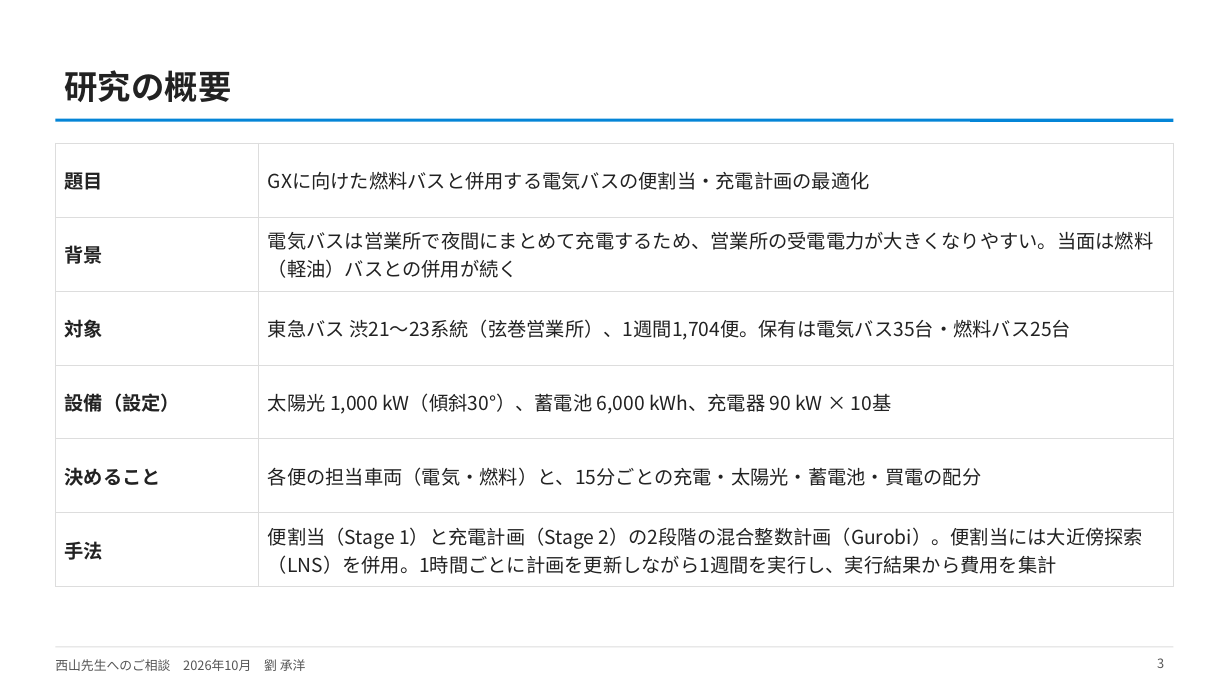
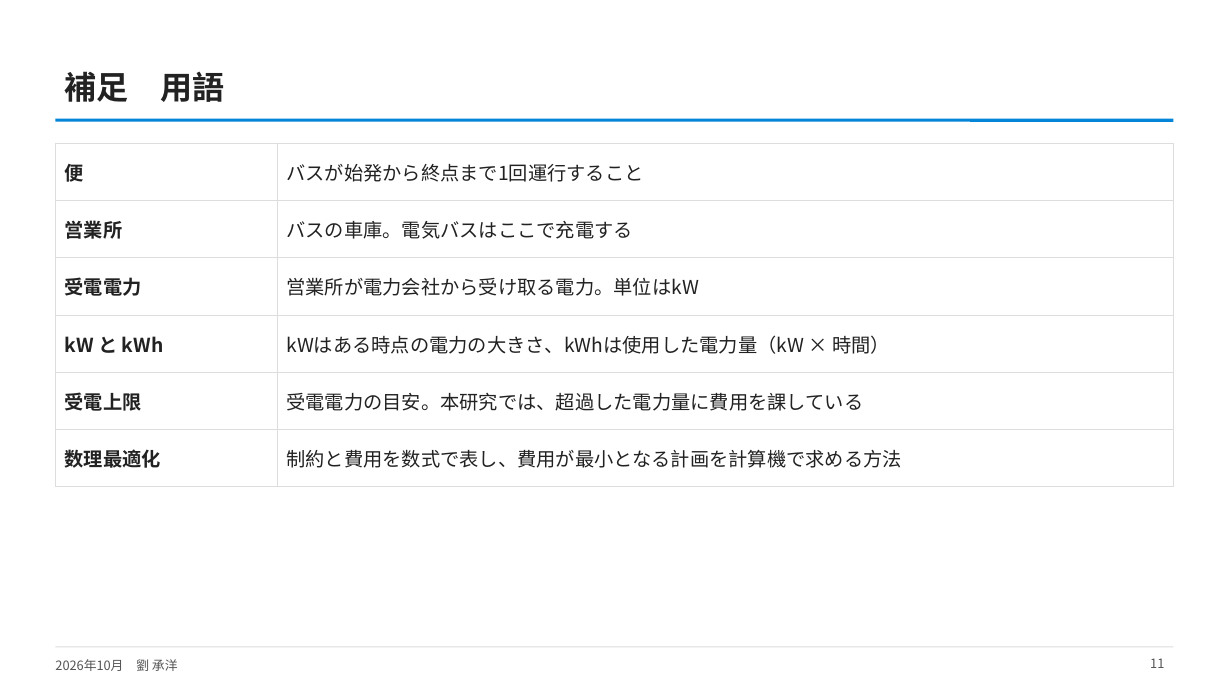
Before and after one commit to CYLIU2003/master-course, a slide deck: slide 11 of outcome/2026-10-21_nishiyama_consult/西山先生へのご相談_研究の現状と軸C.pptx (slide 3 before the commit). Drawn at 1232x693 pixels with LibreOffice and Linux fonts; fonts in the diff are those of the drawing. Boxes give left, top, right and bottom in pixels: in the first picture for what was removed or moved away, otherwise in the second. Text is boxed around its words. In the diff, an @@ line names an element or a change of style, - is before the commit and + after.

```diff
--- a/outcome/2026-10-21_nishiyama_consult/西山先生へのご相談_研究の現状と軸C.pptx
+++ b/outcome/2026-10-21_nishiyama_consult/西山先生へのご相談_研究の現状と軸C.pptx
@@ title at (65,71,225,102): text changed; size 26 to 25 pt @@
-研究の概要
+補足 用語
@@ table at (55,143,1174,472) @@
-row 1, column 1: 題目
+row 1, column 1: 便
-row 1, column 2: GXに向けた燃料バスと併用する電気バスの便割当・充電計画の最適化
+row 1, column 2: バスが始発から終点まで1回運行すること
-row 2, column 1: 背景
+row 2, column 1: 営業所
-row 2, column 2: 電気バスは営業所で夜間にまとめて充電するため、営業所の受電電力が大きくなりやすい。当面は燃料（軽油）バスとの併用が続く
+row 2, column 2: バスの車庫。電気バスはここで充電する
-row 3, column 1: 対象
+row 3, column 1: 受電電力
-row 3, column 2: 東急バス 渋21〜23系統（弦巻営業所）、1週間1,704便。保有は電気バス35台・燃料バス25台
+row 3, column 2: 営業所が電力会社から受け取る電力。単位はkW
-row 4, column 1: 設備（設定）
+row 4, column 1: kW と kWh
-row 4, column 2: 太陽光 1,000 kW（傾斜30°）、蓄電池 6,000 kWh、充電器 90 kW × 10基
+row 4, column 2: kWはある時点の電力の大きさ、kWhは使用した電力量（kW × 時間）
-row 5, column 1: 決めること
+row 5, column 1: 受電上限
-row 5, column 2: 各便の担当車両（電気・燃料）と、15分ごとの充電・太陽光・蓄電池・買電の配分
+row 5, column 2: 受電電力の目安。本研究では、超過した電力量に費用を課している
-row 6, column 1: 手法
+row 6, column 1: 数理最適化
-row 6, column 2: 便割当（Stage 1）と充電計画（Stage 2）の2段階の混合整数計画（Gurobi）。便割当には大近傍探索（LNS）を併用。1時間ごとに計画を更新しながら1週間を実行し、実行結果から費用を集計
+row 6, column 2: 制約と費用を数式で表し、費用が最小となる計画を計算機で求める方法
@@ text at (55,659,178,671): text changed @@
-西山先生へのご相談 2026年10月 劉 承洋
+2026年10月 劉 承洋
@@ page number at (1150,658,1164,668): text changed @@
-3
+11
```
Also in this commit, not shown: 5 other slides changed, 5 slides added, 4 slides removed, 2 other files.
